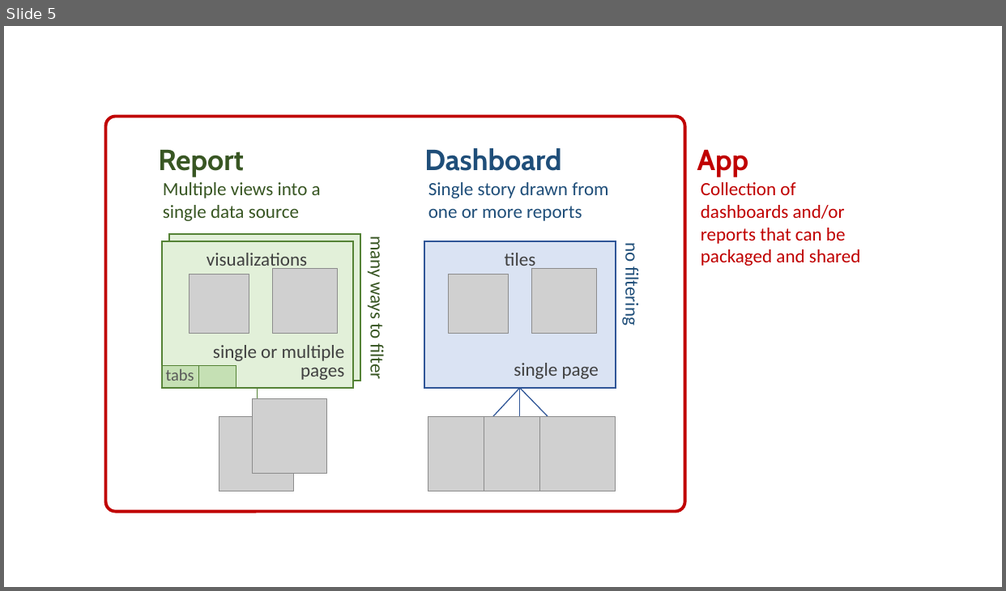
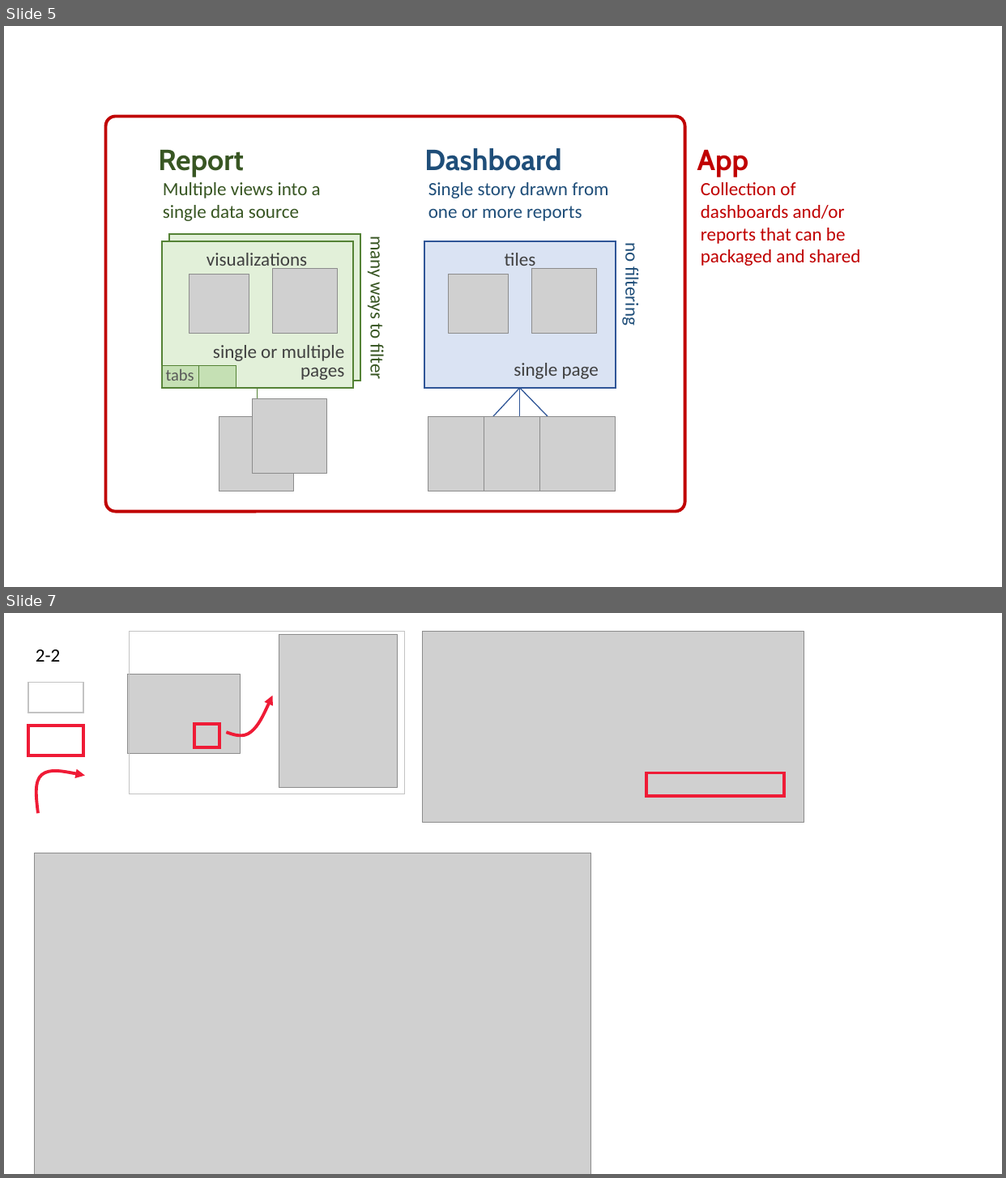
Before and after one commit to wwlpublish/learn-bizapps-pr-test, a slide deck: learn-bizapps-pr/power-bi/analyze-data-power-bi/media-layered/power-bi-consumer-source.pptx. Shown one above the other, each under a label of ours: slide 5 before the commit, slides 5 and 7 after it; the slides between them are not shown. The pictures are 1006x591 and 1006x1178 pixels, drawn with LibreOffice and Linux fonts; fonts in the diff are those of the drawing; grey boxes stand for pictures. Boxes give left, top, right and bottom in pixels: in the first picture for what was removed or moved away, otherwise in the second. Text is boxed around its words. In the diff, an @@ line names an element or a change of style, - is before the commit and + after.

```diff
--- a/learn-bizapps-pr/power-bi/analyze-data-power-bi/media-layered/power-bi-consumer-source.pptx
+++ b/learn-bizapps-pr/power-bi/analyze-data-power-bi/media-layered/power-bi-consumer-source.pptx
@@ slide 7 added at (x1=4, y1=613, x2=1002, y2=1174), background #FFFFFF @@
@@ rectangle added at (x1=129, y1=631, x2=404, y2=794), outline #C3C3C3 1 pt @@
@@ picture added at (x1=279, y1=635, x2=397, y2=787) @@
@@ picture added at (x1=423, y1=631, x2=803, y2=823) @@
@@ text added at (x1=36, y1=649, x2=60, y2=662), 18 pt, text #000000 @@
+2-2
@@ rectangle added at (x1=28, y1=683, x2=83, y2=713), outline #C3C3C3 1 pt @@
@@ picture added at (x1=127, y1=675, x2=240, y2=754) @@
@@ freeform shape added at (x1=226, y1=690, x2=273, y2=739), outline #EF1B36 3 pt @@
@@ rectangle added at (x1=28, y1=726, x2=83, y2=756), outline #EF1B36 3 pt @@
@@ rectangle added at (x1=194, y1=725, x2=219, y2=747), outline #EF1B36 3 pt @@
@@ freeform shape added at (x1=36, y1=772, x2=85, y2=814), outline #EF1B36 3 pt @@
@@ rectangle added at (x1=646, y1=773, x2=784, y2=796), outline #EF1B36 3 pt @@
@@ picture added at (x1=35, y1=853, x2=592, y2=1174) @@
```
Also in this commit, not shown: 1 slide changed, 2 other slides added, 13 other files.
